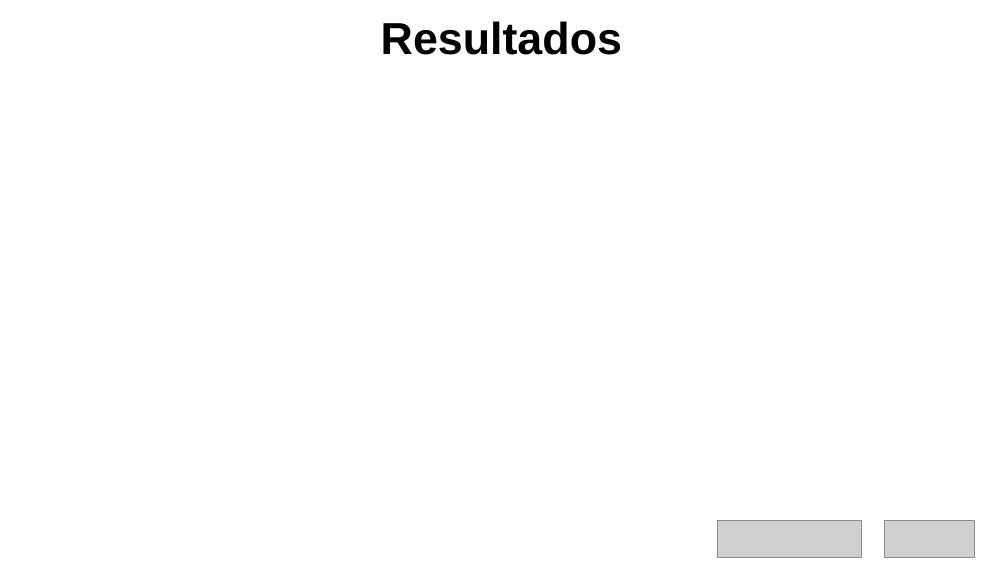
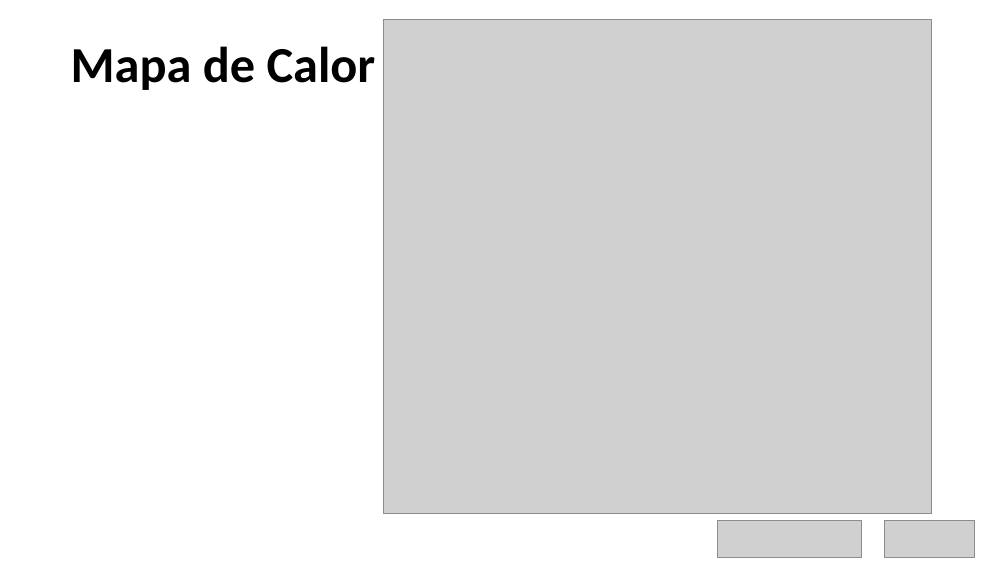
Before and after one commit to etportela/zika-data, a slide deck: slide 12 of pdfs/ZIKA_VIRUS.pptx. Drawn at 1008x567 pixels with LibreOffice and Linux fonts; fonts in the diff are those of the drawing; grey boxes stand for pictures; background and template pictures are left out. Boxes give left, top, right and bottom in pixels: in the first picture for what was removed or moved away, otherwise in the second. Text is boxed around its words. In the diff, an @@ line names an element or a change of style, - is before the commit and + after.

```diff
--- a/pdfs/ZIKA_VIRUS.pptx
+++ b/pdfs/ZIKA_VIRUS.pptx
@@ text removed at (x1=381, y1=21, x2=622, y2=55) @@
-Resultados
@@ picture added at (x1=384, y1=20, x2=931, y2=514) @@
@@ text added at (x1=71, y1=46, x2=376, y2=90), 36 pt, text #000000, bold @@
+Mapa de Calor
```
Also in this commit, not shown: 9 other slides changed, 6 slides added, 1 slide removed.
